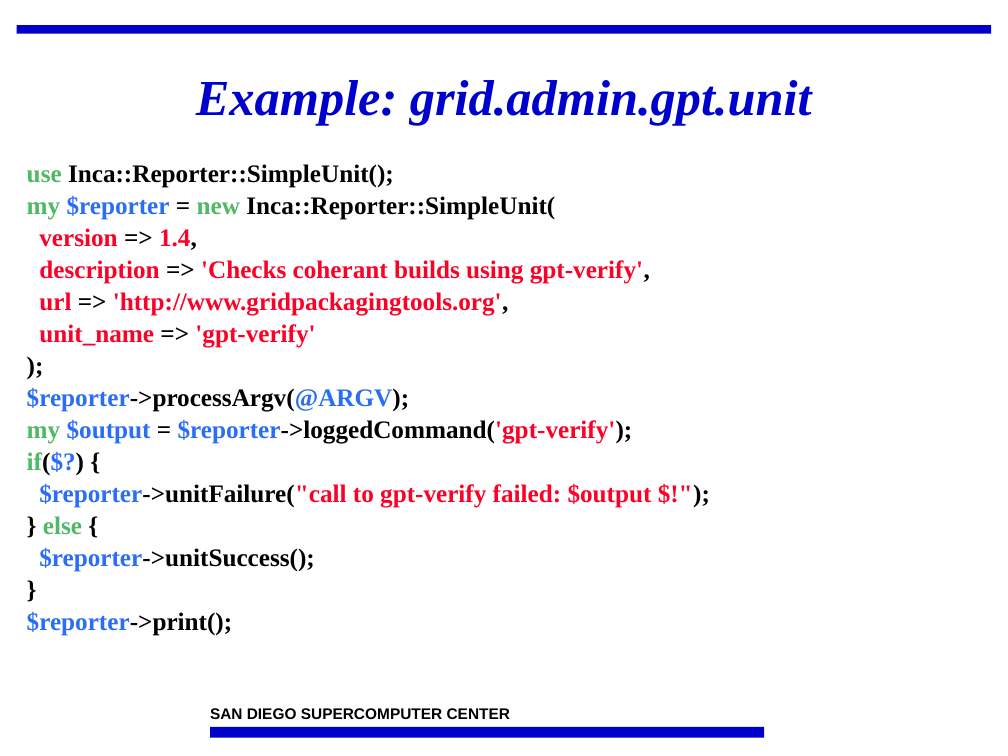
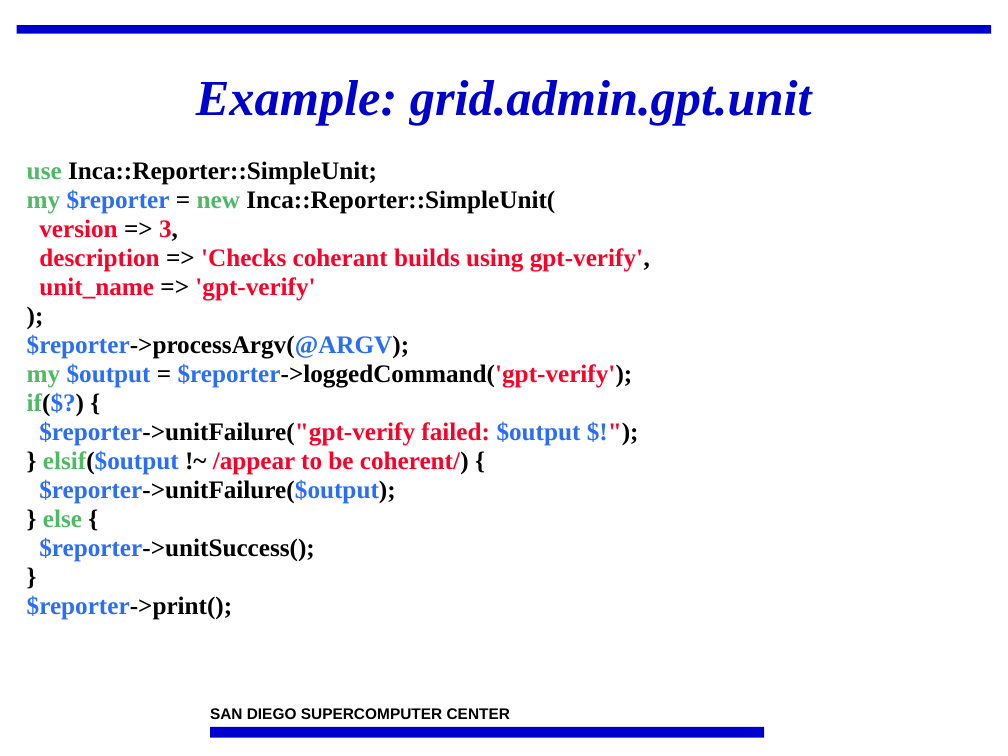
Before and after one commit to IncaProject/inca-xsede, a slide deck: slide 21 of talks/2008workshop/incaReporters.ppt (slide 17 before the commit). Drawn at 1008x756 pixels with LibreOffice and Linux fonts; fonts in the diff are those of the drawing; background and template pictures are left out. Boxes give left, top, right and bottom in pixels: in the first picture for what was removed or moved away, otherwise in the second. Text is boxed around its words. In the diff, an @@ line names an element or a change of style, - is before the commit and + after.

```diff
--- a/talks/2008workshop/incaReporters.ppt
+++ b/talks/2008workshop/incaReporters.ppt
@@ text at [27,161,377,185]: text changed @@
-use Inca::Reporter::SimpleUnit();
+use Inca::Reporter::SimpleUnit;
@@ text at [27,189,650,620]: line spacing 0.85 to 0.75 @@
@@ text at [39,219,178,241]: text changed @@
-version => 1.4,
+version => 3,
@@ text at [39,292,509,316]: paragraph removed @@
-url => 'http://www.gridpackagingtools.org',
@@ text at [39,421,581,504]: text changed; text colour #FC0128 to #2B6EF6 @@
-$reporter->unitFailure("call to gpt-verify failed: $output $!");
+$reporter->unitFailure("gpt-verify failed: $output $!");
+} elsif($output !~ /appear to be coherent/) {
+$reporter->unitFailure($output);
```
Also in this commit, not shown: 13 other slides changed, 7 slides added.
